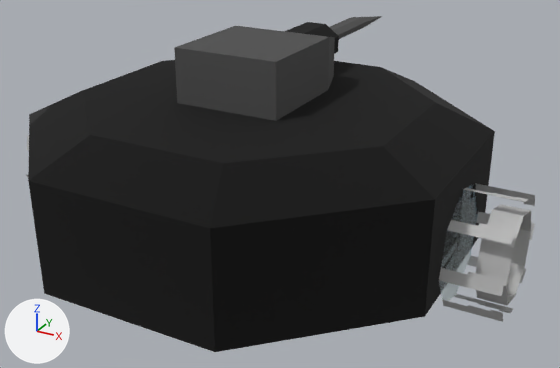
Before and after pictures for a commit that changed the glTF model models/knifebot/knifebot.gltf.
The view is the same before and after, from a camera (50 mm lens) standing at (0.87, -1.461, 0.902) and looking at (0.033, 0.06, 0.142). Lighting does not change. The marker at lower left points along +X, +Y and +Z. Where no turn or scale is listed for an object, it has been applied to the vertices.

Before the edit, the objects in view are built like this:
```python
me_mesh_0 = bpy.data.meshes.new('Mesh_0')
me_mesh_0.from_pydata(...)  # 34 vertices, 64 faces; spans x -0.125..0.125, y -0.125..0.125, z 0.0..0.125
me_mesh_0.materials.append(mat_material_0)
me_mesh_1 = bpy.data.meshes.new('Mesh_1')
me_mesh_1.from_pydata(...)  # 34 vertices, 64 faces; spans x -0.125..0.125, y -0.125..0.125, z 0.0..0.125
me_mesh_1.materials.append(mat_material_0)
me_mesh_2 = bpy.data.meshes.new('Mesh_2')
me_mesh_2.from_pydata(...)  # 26 vertices, 48 faces; spans x -0.5..0.5, y -0.5..0.5, z 0.0..0.312
me_mesh_2.materials.append(mat_material_1)
me_mesh_4 = bpy.data.meshes.new('Mesh_4')
me_mesh_4.from_pydata(...)  # an 8-sided cylinder along y spanning x -0.0625..0.0625, y -0.125..0.0, z -0.0469..0.0469
me_mesh_4.materials.append(mat_material_2)
ob_cylinder = bpy.data.objects.new('cylinder', me_mesh_2)
ob_cylinder.location = (0.0, 0.0, 0.062)
ob_handle = bpy.data.objects.new('handle', me_mesh_4)
ob_handle.location = (0.0, 0.312, 0.438)
ob_wheel_left = bpy.data.objects.new('wheel_left', me_mesh_1)
ob_wheel_left.parent = ob_wheels
ob_wheel_left.location = (-0.5, 0.0, 0.0)
ob_wheel_left.rotation_euler = (-1.571, 0.0, 1.571)  # degrees (-90, 0, 90)
ob_wheel_right = bpy.data.objects.new('wheel_right', me_mesh_0)
ob_wheel_right.parent = ob_wheels
ob_wheel_right.location = (0.5, 0.0, 0.0)
ob_wheel_right.rotation_euler = (-1.571, 0.0, -1.571)  # degrees (-90, 0, -90)
# also in view: 'holder' at (0.0, 0.031, 0.438); 'body.001' at (0.0, 0.5, 0.438)
```
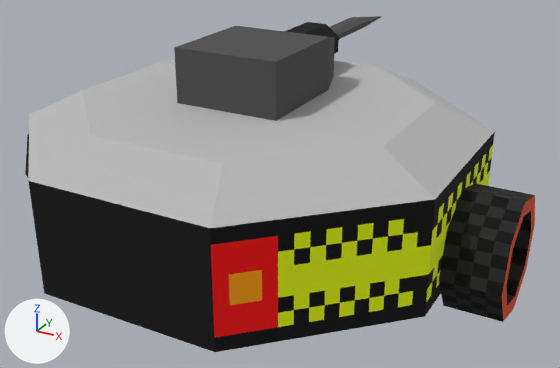
Diff of the bpy script that builds the scene:
```diff
--- a/models/knifebot/knifebot.gltf.py
+++ b/models/knifebot/knifebot.gltf.py
@@ me_mesh_1 @@
 me_mesh_1.from_pydata(...)  # 34 vertices, 64 faces; spans x -0.125..0.125, y -0.125..0.125, z 0.0..0.125
-me_mesh_1.materials.append(mat_material_0)
+me_mesh_1.materials.append(mat_material_1)
@@ me_mesh_2 @@
 me_mesh_2.from_pydata(...)  # 26 vertices, 48 faces; spans x -0.5..0.5, y -0.5..0.5, z 0.0..0.312
-me_mesh_2.materials.append(mat_material_1)
+me_mesh_2.materials.append(mat_material_0)
@@ me_mesh_2_1 @@
+me_mesh_2_1 = me_mesh_1.copy(); me_mesh_2_1.name = 'Mesh_2'  # the mesh of ob_wheel_left
@@ ob_wheel_right @@
-ob_wheel_right = bpy.data.objects.new('wheel_right', me_mesh_0)
+ob_wheel_right = bpy.data.objects.new('wheel_right', me_mesh_1)
 ob_wheel_right.parent = ob_wheels
@@ ob_wheel_left @@
-ob_wheel_left = bpy.data.objects.new('wheel_left', me_mesh_1)
+ob_wheel_left = bpy.data.objects.new('wheel_left', me_mesh_2_1)
 ob_wheel_left.parent = ob_wheels
```

Boxes (x1, y1, x2, y2) around the edits, measured in the pictures (560 x 368 px):
'cylinder', recoloured (black to grey): (28, 60, 495, 341) in both
'wheel_right', recoloured, reshaped (grey to black): (439, 183, 535, 322) in both
'wheel_left', recoloured, reshaped: before (26, 135, 29, 177); after (25, 134, 29, 177)
